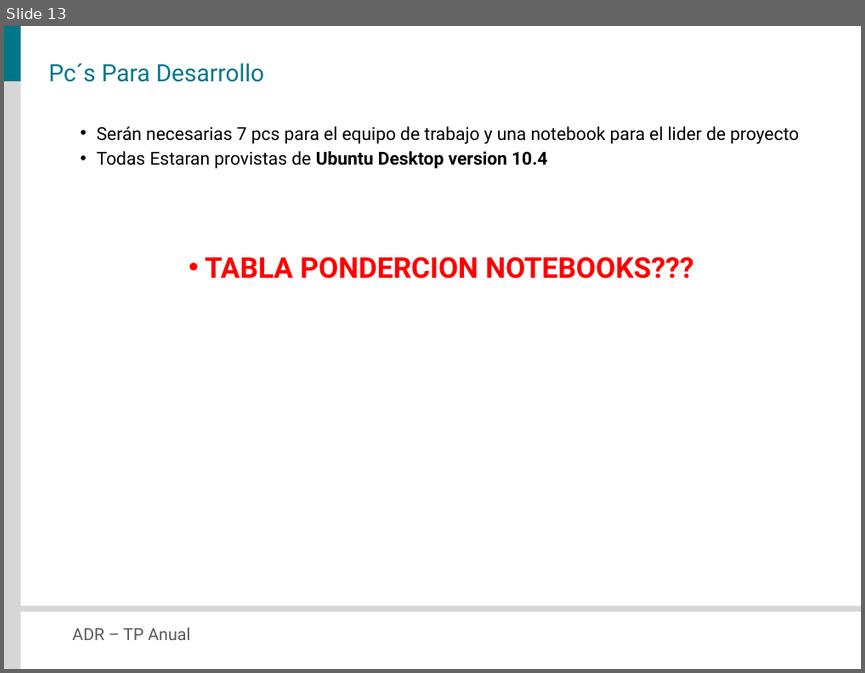
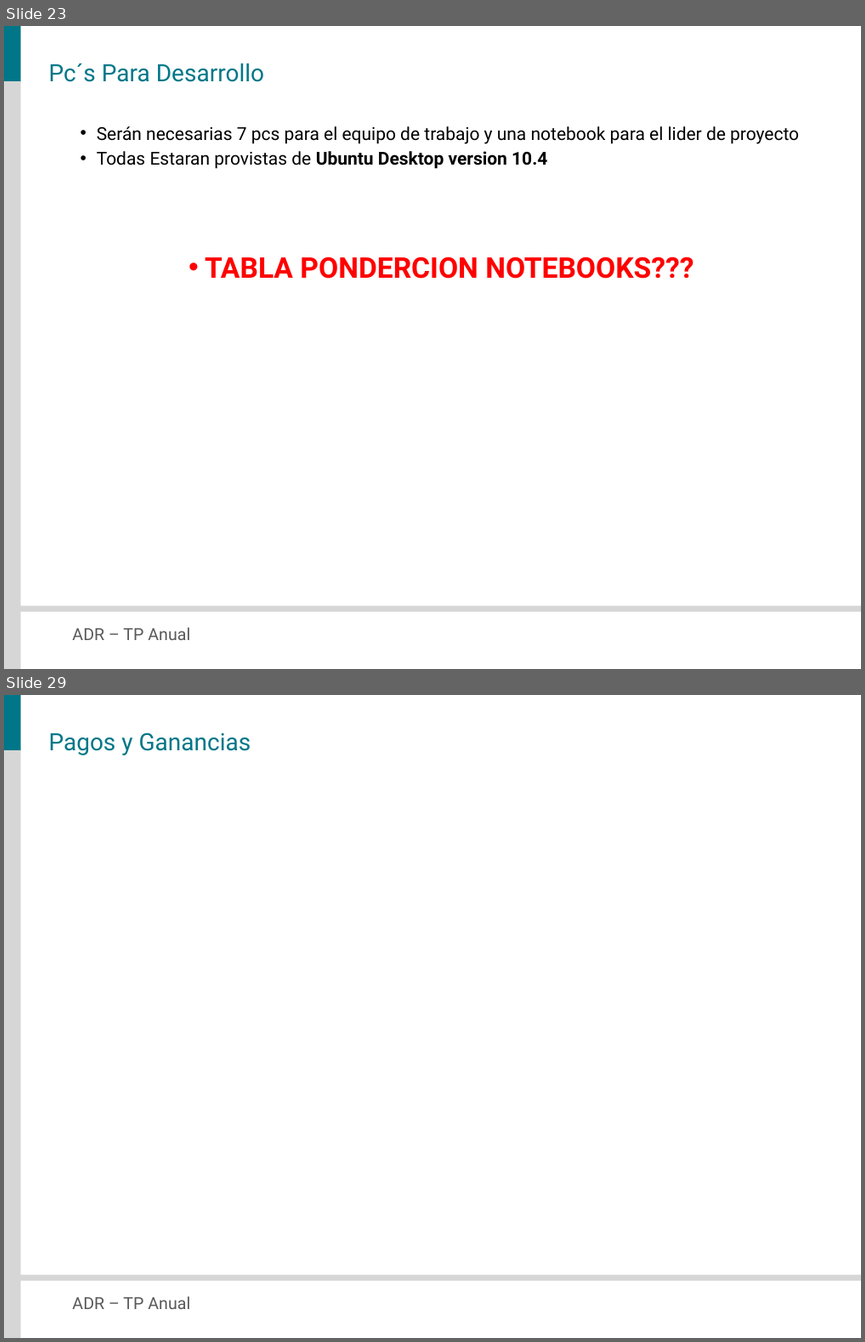
Before and after one commit to veritoreinoso/adr-2010, a slide deck: Presentacion.pptx. Shown one above the other, each under a label of ours: slide 13 before the commit, slides 23 and 29 after it; the slides between them are not shown. The pictures are 865x673 and 865x1342 pixels, drawn with LibreOffice and Linux fonts; fonts in the diff are those of the drawing. Boxes give left, top, right and bottom in pixels: in the first picture for what was removed or moved away, otherwise in the second. Text is boxed around its words. In the diff, an @@ line names an element or a change of style, - is before the commit and + after.

```diff
--- a/Presentacion.pptx
+++ b/Presentacion.pptx
@@ slide 29 added at (x1=4, y1=695, x2=861, y2=1338), background #FFFFFF; not listed: 4 template elements that a slide beside it also shows @@
@@ title added at (x1=49, y1=732, x2=251, y2=755), 20 pt, text #007788 @@
+Pagos y Ganancias
@@ what was slide 13 is now slide 23 @@
```
Also in this commit, not shown: 3 slides changed, 11 other slides added, 1 slide removed.
